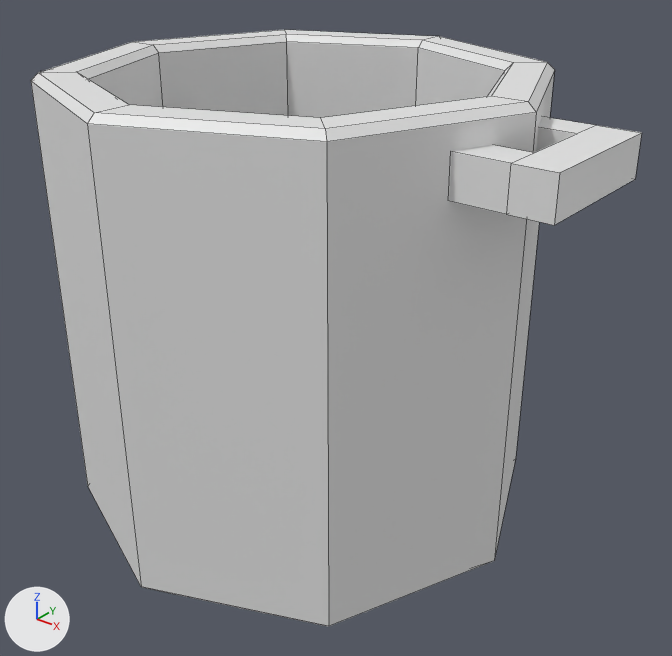
An edit to the Blender file assets/blender/Cooking_pan.blend, drawn before and after from the same camera.
The view is the same before and after, from a 50 mm lens placed at (2.37, -2.74, 2.65), pointed at (0.13, 0.05, 0.92). The lights are fixed; the arrows at lower left show +X, +Y and +Z. The older version comes first. Mesh edges are drawn as thin lines.
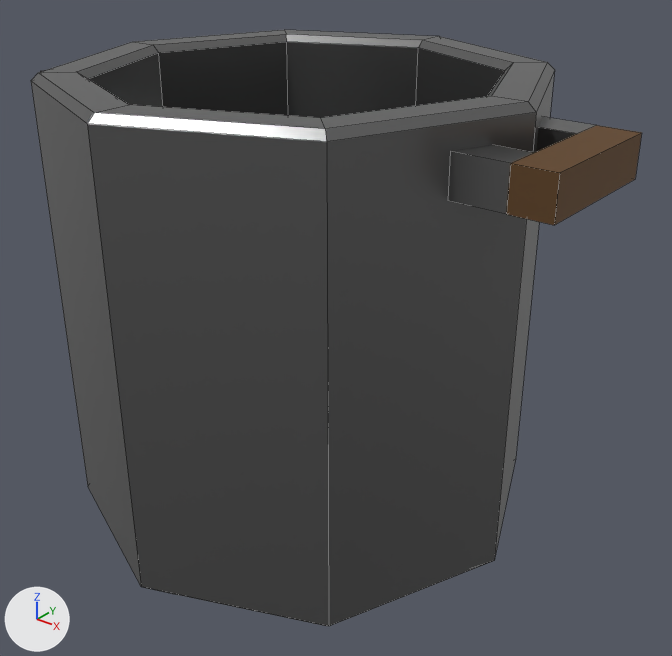
Pixel boxes [x1, y1, x2, y2] of what changed, in the pictures (672 x 656 px):
```json
{"part": 1, "of": "me_cylinder_001", "change": "recoloured", "before": [31, 30, 596, 626], "after": [31, 30, 596, 626], "on screen": "darker"}
{"part": 2, "of": "me_cylinder_001", "change": "recoloured", "before": [506, 125, 642, 225], "after": [506, 125, 642, 225], "on screen": "white to brown"}
```

The change, as JSON lines over the scene's bpy script:
```json
{"op": "add", "block": "mat_handles", "code": ["mat_handles = principled_material('Handles')", "mat_handles.base_color = (0.131, 0.0632, 0.0202)  # brown #654727", "mat_handles.metallic = 0.2", "mat_handles.roughness = 0.75"]}
{"op": "add", "block": "mat_pan_mat", "code": ["mat_pan_mat = principled_material('Pan mat')", "mat_pan_mat.base_color = (0.185, 0.185, 0.185)  # grey #777777", "mat_pan_mat.metallic = 0.817", "mat_pan_mat.roughness = 0.3"]}
{"block": "me_cylinder_001", "where": "me_cylinder_001.from_pydata(...)  # 96 vertices, 82 faces; spans x -1.24..1.24, y -1.0..1.0, z 0.0..2.0"}
{"block": "me_cylinder_001", "where": "# used by ob_cylinder; location = (0.0, 0.0, 0.0)"}
{"block": "me_cylinder_001", "change": "me_cylinder_001 part 1: all 70 faces centred in x -0.98..0.98, y -0.85..0.85, z 0.0..2.0 switch from no material to mat_pan_mat (grey #777777)"}
{"block": "me_cylinder_001", "change": "me_cylinder_001 part 2: all 6 faces centred in x 1.08..1.24, y -0.3..0.3, z 1.72..1.88 switch from no material to mat_handles (brown #654727)"}
```
